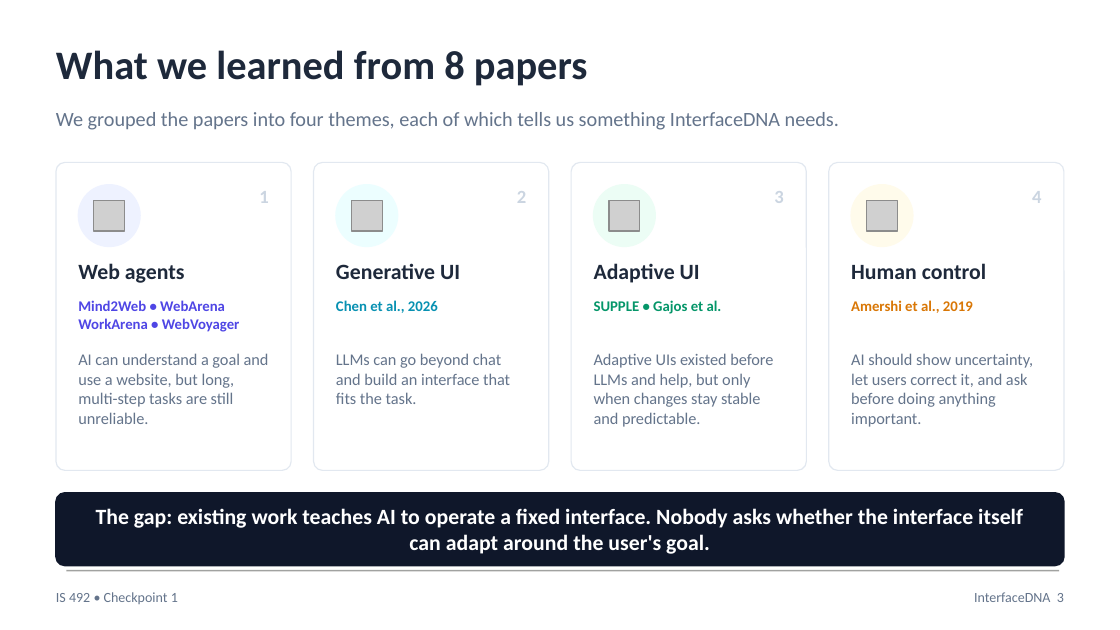
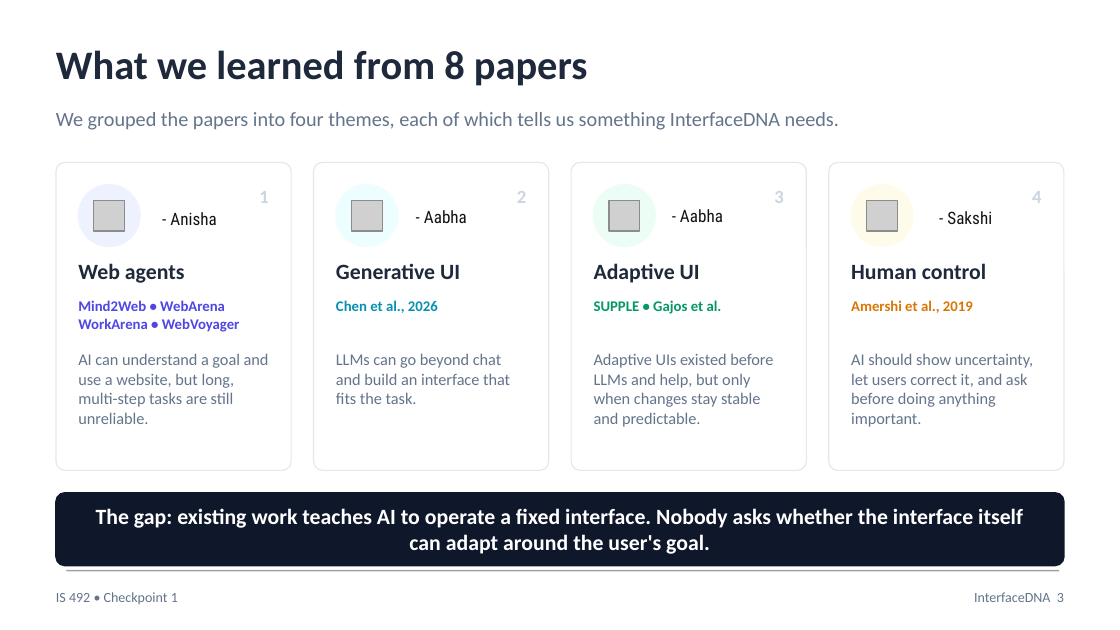
Before and after one commit to aborle3201/InterfaceDNA-IS492, a slide deck: slide 3 of slides/InterfaceDNA_Checkpoint1.pptx. Drawn at 1120x630 pixels with LibreOffice and Linux fonts; fonts in the diff are those of the drawing; grey boxes stand for pictures. Boxes give left, top, right and bottom in pixels: in the first picture for what was removed or moved away, otherwise in the second. Text is boxed around its words. In the diff, an @@ line names an element or a change of style, - is before the commit and + after.

Commit message:
Add slides deck

```diff
--- a/slides/InterfaceDNA_Checkpoint1.pptx
+++ b/slides/InterfaceDNA_Checkpoint1.pptx
@@ text added at [680, 209, 723, 222], 11 pt, text #131313 @@
+- Aabha
@@ text added at [170, 212, 216, 225], 11 pt, text #131313 @@
+- Anisha
@@ text added at [424, 210, 467, 223], 11 pt, text #131313 @@
+- Aabha
@@ text added at [947, 211, 992, 224], 11 pt, text #131313 @@
+- Sakshi
```
